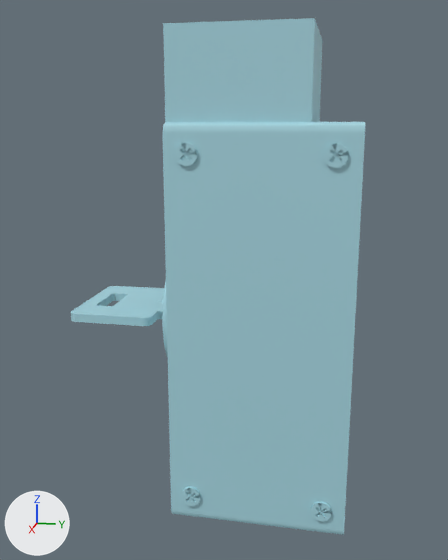
Renders of the FBX model Assets/Meshes/Lock.fbx from each side of a commit.
The view is the same before and after, from a camera (50 mm lens) standing at (19.09, -0.31, 9.22) and looking at (-0.89, -4.3, 4.23). The axes (+X, +Y, +Z) are drawn at lower left. The lights are the same throughout. Where no turn or scale is listed for an object, it has been applied to the vertices.

The first picture shows 'Key', 'LockShell', 'ShellNail2', 'ShellNail3', 'ShellNail4', 'ShellNail5'.
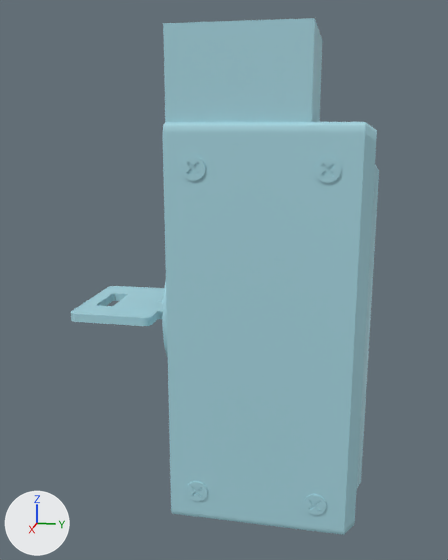
Location of each change, (x1, y1, x2, y2) in pixels of the pictures (448 x 560 px):
'BackShell', shown (cyan)
    after: (344, 122, 379, 534)
'ShellNail4', moved
    before: (311, 501, 332, 522)
    after: (315, 157, 341, 183)
'ShellNail3', moved
    before: (324, 143, 349, 168)
    after: (186, 481, 208, 501)
'ShellNail2', moved
    before: (175, 143, 198, 166)
    after: (181, 156, 206, 181)
'ShellNail5', moved
    before: (181, 487, 201, 506)
    after: (303, 494, 326, 515)

Patch to the scene script:
```diff
--- a/Assets/Meshes/Lock.fbx.py
+++ b/Assets/Meshes/Lock.fbx.py
@@ ob_shellnail5 @@
 ob_shellnail5 = bpy.data.objects.new('ShellNail5', me_mesh_153)
-ob_shellnail5.location = (3.92, -4.29, -0.92)
+ob_shellnail5.location = (3.9, -0.82, -0.74)
@@ ob_shellnail4 @@
 ob_shellnail4 = bpy.data.objects.new('ShellNail4', me_mesh_152)
-ob_shellnail4.location = (3.92, -0.64, -0.92)
+ob_shellnail4.location = (3.9, -0.82, 8.24)
@@ ob_shellnail2 @@
 ob_shellnail2 = bpy.data.objects.new('ShellNail2', me_mesh_150)
-ob_shellnail2.location = (3.92, -4.29, 8.58)
+ob_shellnail2.location = (3.9, -4.11, 8.24)
@@ ob_shellnail3 @@
 ob_shellnail3 = bpy.data.objects.new('ShellNail3', me_mesh_151)
-ob_shellnail3.location = (3.92, -0.64, 8.58)
+ob_shellnail3.location = (3.9, -4.11, -0.74)
@@ ob_backshell @@
 ob_backshell.location = (0.0, 463.4, 0.555)
-ob_backshell.hide_viewport = True
```
